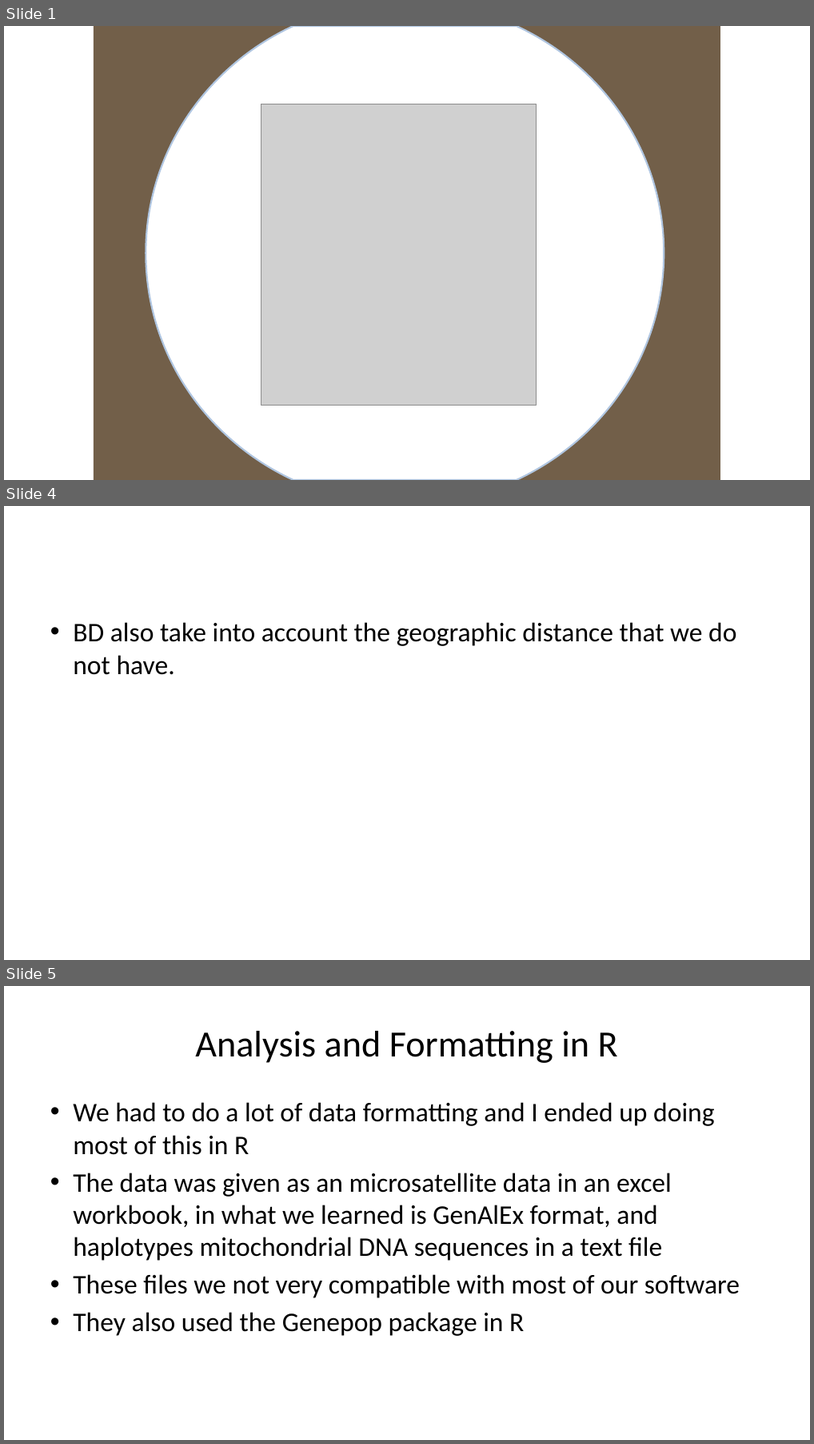
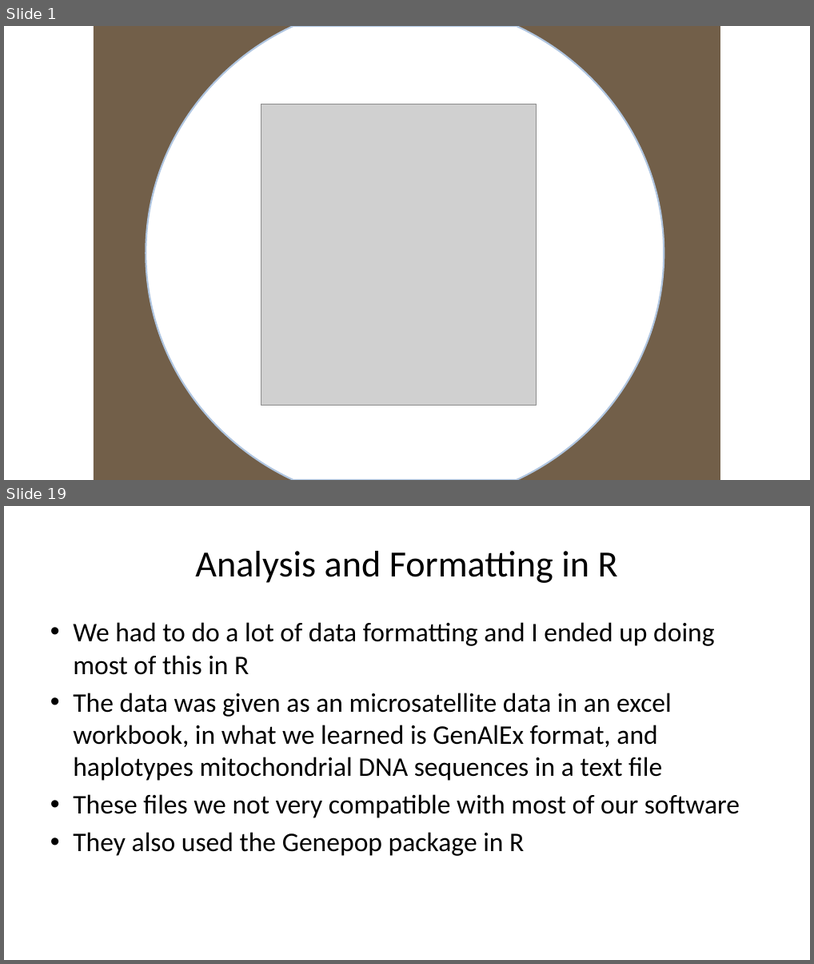
Before and after one commit to ashleyp1/BCB546X_Final_Project, a slide deck: PowerPoint Presentation for Final.pptx. Shown one above the other, each under a label of ours: slides 1, 4 and 5 before the commit, slides 1 and 19 after it; the slides between them are not shown. The pictures are 814x1444 and 814x964 pixels, drawn with LibreOffice and Linux fonts; fonts in the diff are those of the drawing; grey boxes stand for pictures; background and template pictures are left out. Boxes give left, top, right and bottom in pixels: in the first picture for what was removed or moved away, otherwise in the second. Text is boxed around its words. In the diff, an @@ line names an element or a change of style, - is before the commit and + after.

```diff
--- a/PowerPoint Presentation for Final.pptx
+++ b/PowerPoint Presentation for Final.pptx
@@ slide 4 removed at box(4, 506, 810, 960), background #FFFFFF @@
@@ text removed at box(73, 622, 737, 675) @@
-• BD also take into account the geographic distance that we do not have.
@@ what was slide 5 is now slide 19 @@
```
Also in this commit, not shown: 5 slides changed, 2 slides added, 2 other slides removed.
